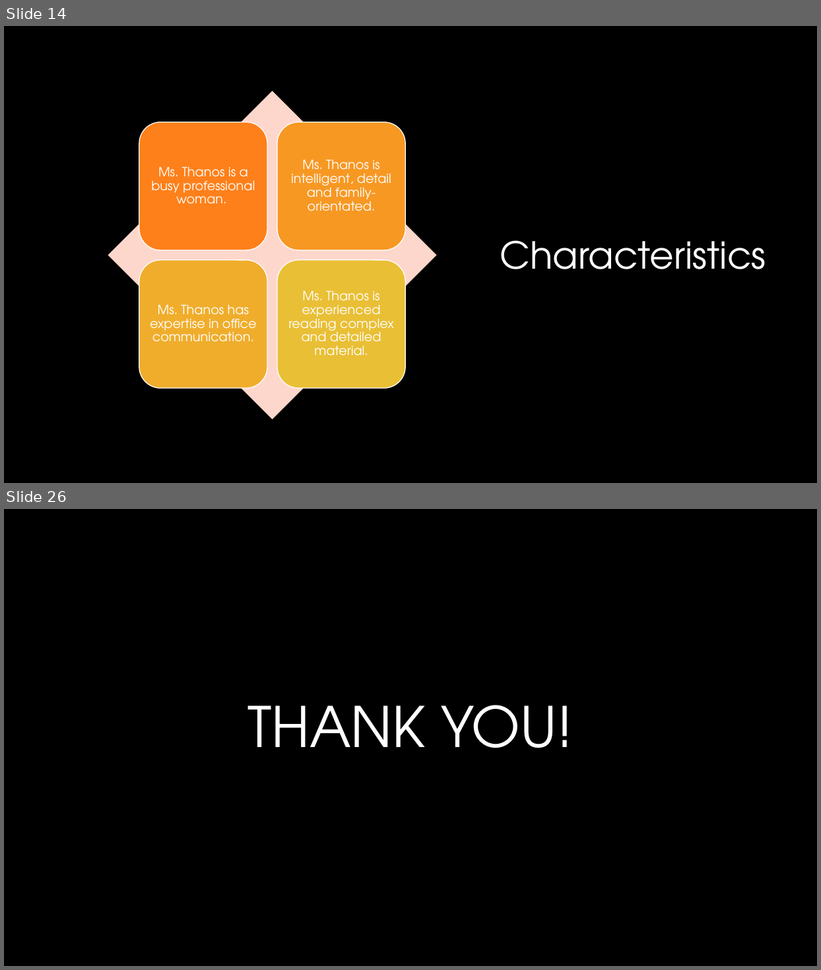
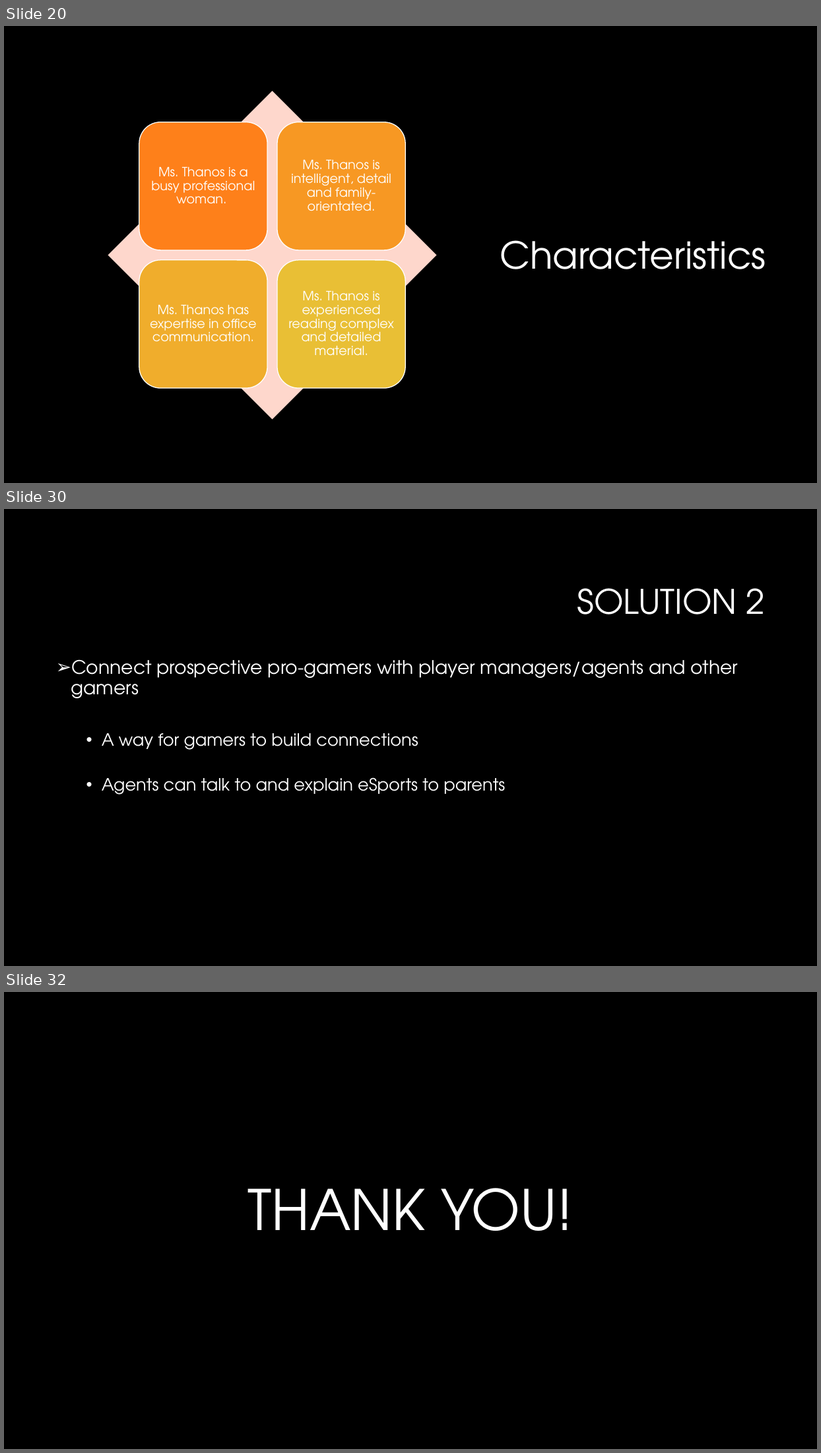
Before and after one commit to vinceleg/lab04_repo, a slide deck: dtc_team16_pitch_presentation.pptx. Shown one above the other, each under a label of ours: slides 14 and 26 before the commit, slides 20, 30 and 32 after it; the slides between them are not shown. The pictures are 821x970 and 821x1453 pixels, drawn with LibreOffice and Linux fonts; fonts in the diff are those of the drawing; background and template pictures are left out. Boxes give left, top, right and bottom in pixels: in the first picture for what was removed or moved away, otherwise in the second. Text is boxed around its words. In the diff, an @@ line names an element or a change of style, - is before the commit and + after.

```diff
--- a/dtc_team16_pitch_presentation.pptx
+++ b/dtc_team16_pitch_presentation.pptx
@@ slide 30 added at (4, 509, 817, 966), background #000000 @@
@@ title added at (578, 588, 765, 615), 40 pt, text #FFFFFF @@
+SOLUTION 2
@@ text added at (71, 659, 738, 795), 20 pt, text #FFFFFF @@
+➢ Connect prospective pro-gamers with player managers/agents and other gamers
+  • A way for gamers to build connections
+  • Agents can talk to and explain eSports to parents
@@ what was slide 14 is now slide 20 @@
@@ what was slide 26 is now slide 32 @@
```
Also in this commit, not shown: 18 slides changed, 9 other slides added, 4 slides removed.
